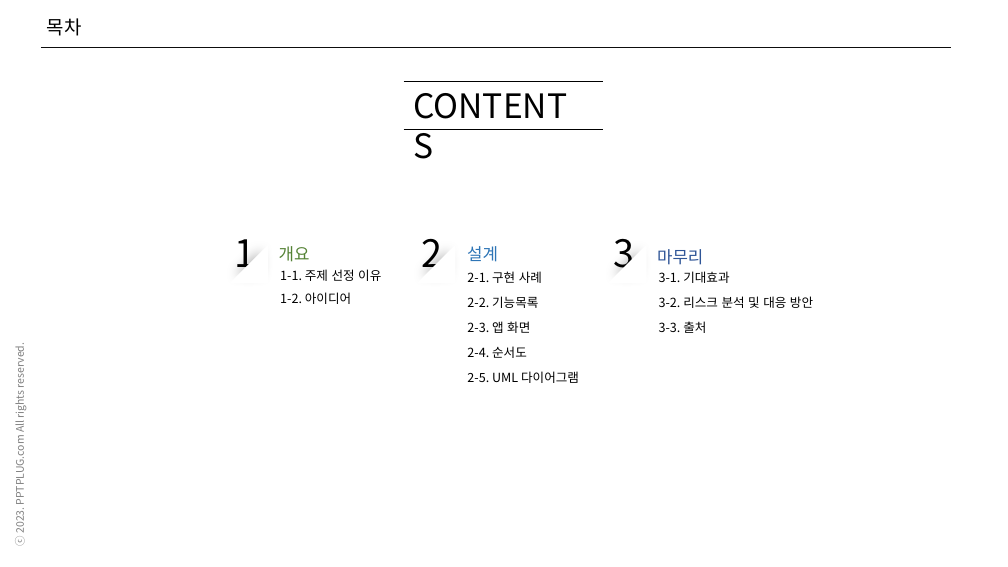
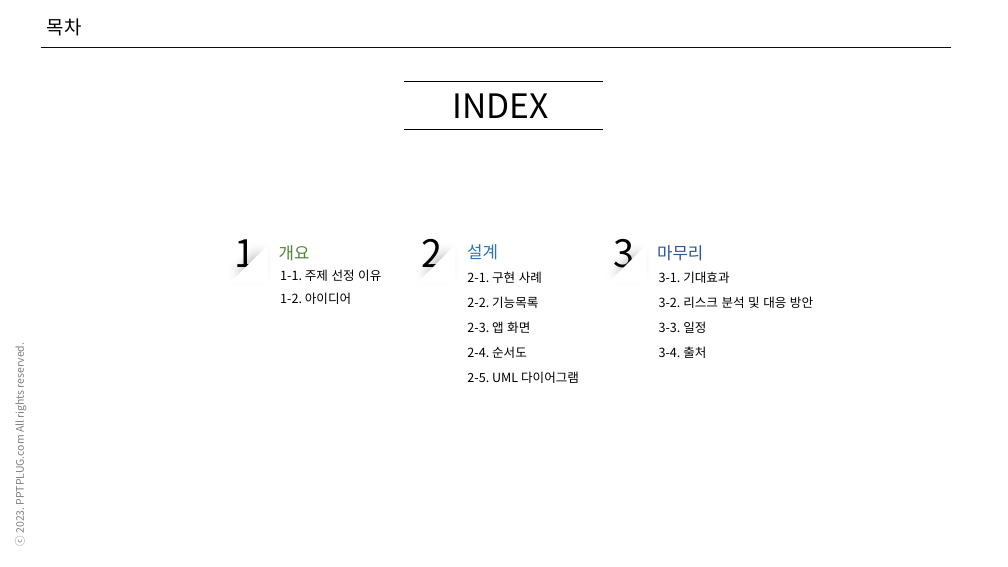
Before and after one commit to tjdwjdgus99/HRD_PYTHON_AI, a slide deck: slide 2 of Python04_ML_DL_Android_project/프로젝트 설계 성정현.pptx. Drawn at 1008x567 pixels with LibreOffice and Linux fonts; fonts in the diff are those of the drawing. Boxes give left, top, right and bottom in pixels: in the first picture for what was removed or moved away, otherwise in the second. Text is boxed around its words. In the diff, an @@ line names an element or a change of style, - is before the commit and + after.

```diff
--- a/Python04_ML_DL_Android_project/프로젝트 설계 성정현.pptx
+++ b/Python04_ML_DL_Android_project/프로젝트 설계 성정현.pptx
@@ text at <box>452,93,548,118</box>: text changed @@
-CONTENTS
+INDEX
@@ text "마무리": place and size @@
-text "마무리" at <box>657,249,703,265</box>
+text "마무리" at <box>657,245,703,261</box>
@@ text at <box>659,321,706,333</box>: text changed @@
-3-3. 출처
+3-3. 일정
@@ text added at <box>659,346,706,358</box>, 12 pt, text #000000 @@
+3-4. 출처
```
Also in this commit, not shown: 7 other slides changed, 2 slides added, 1 slide removed.
